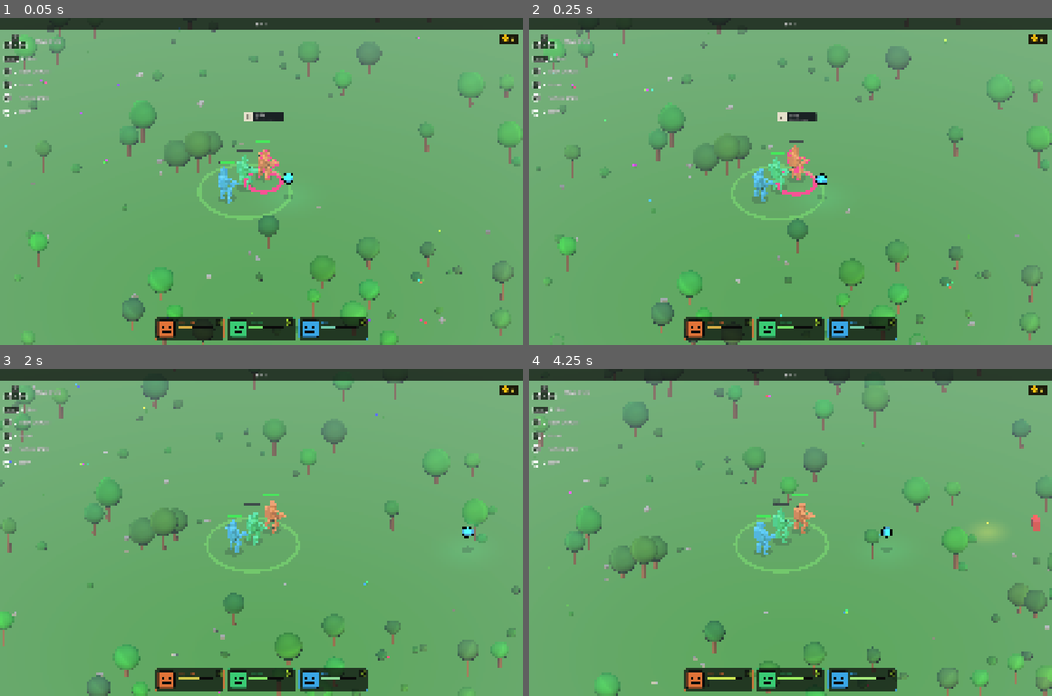
Above: before the commit, frames 1-4 (two rows, left to right).
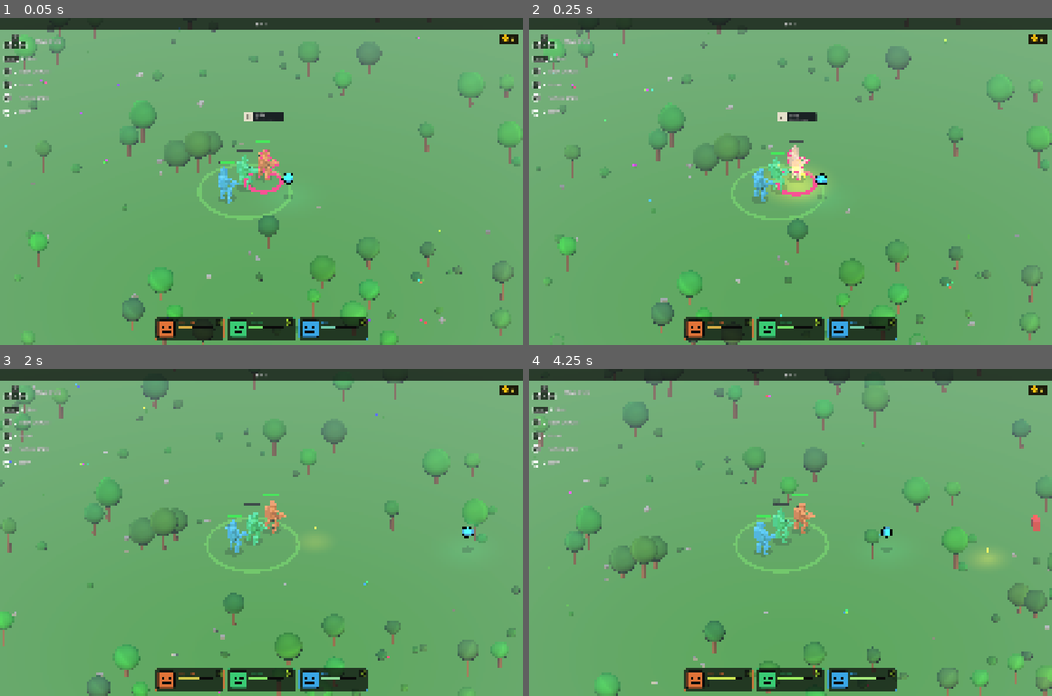
Above: after the commit, the same moments.

Repository: Jojjo1010/MechGame
Game: Godot game, scene res://scenes/game/Game.tscn
Two runs of this game, one before a commit and one after it. Both use one fixed random seed, a clock stepped at 60 frames per second and the inputs below.
Inputs (mouse positions are in pixels of both pictures, inside the frame that each line leads up to):
- Up to frame 1 (0.05 s): no input
- Up to frame 2 (0.25 s): no input
- Up to frame 3 (2 s): tap Enter at 0.5 s; move the mouse to (376, 516) at 0.52 s; hold D 0.53-1.25 s; hold Shift 0.53-1.25 s; click (376, 516) at 0.67 s; drag from (156, 548) to (235, 597) at 1.27 s
- Up to frame 4 (4.25 s): move the mouse to (842, 460) at 2.02 s; hold D 2.03-2.75 s; tap E at 2.1 s; drag from (764, 597) to (633, 483) at 2.77 s; move the mouse to (947, 581) at 3.52 s; hold A from 3.53 s (still down); hold Shift from 3.53 s (still down)

Frame 1 is identical in both runs. In frame 2, 0.7% of the frame differs, in the area x 45-56%, y 38-57%; in frame 3, less than 0.1%; in frame 4, 0.3%.

Commit message:
Longer rocket-ult VFX + VOLLEY spotter aims at drone XZ
Rocket ult explosion now lasts ~1s longer — bumped both BurstVFX
lifetimes (0.85→1.85, 0.55→1.55) and parameterised the blast-flash fade
(passive stays at 0.32s, ult holds 1.32s) so the player can read the
hit. Passive rocket VFX unchanged.

VOLLEY drone-spotter shots now fire straight through the drone's XZ at
the enemy hit-plane instead of homing the nearest enemy to the drone.
The drone becomes a real laser-pointer — bullets pass through whatever's
clustered there, including enemies the old "nearest" picker would have
skipped over. Falls back to nearest-enemy aim when no drone is present.

Co-Authored-By: Claude Opus 4.7 (1M context) <noreply@anthropic.com>

Diff:
--- a/scenes/mechs/weapons/GunWeapon.gd
+++ b/scenes/mechs/weapons/GunWeapon.gd
@@ -55,20 +55,24 @@
 func _passive_fire() -> void:
 	if _aiming:
 		return   # pause passive fire while player aims
-	# Drone-as-spotter: every other passive shot picks the nearest enemy to the drone
-	# instead of the mech, letting the player redirect half the gun's DPS.
+	# Drone-as-spotter: every other passive shot fires straight through the
+	# drone's XZ at the enemy hit plane, turning the drone into a usable laser
+	# pointer. Bullets pass through whatever's clustered near the drone — the
+	# old "nearest enemy to drone" picker missed the actual aim intent.
 	_spotter_toggle = not _spotter_toggle
-	var nearest: Node3D = null
+	var muzzle := _mech.global_position + Vector3(0.0, 2.0, 0.0)
+	var target_pos: Vector3
+	var spotted := false
 	if _spotter_toggle:
 		var drone := get_tree().get_first_node_in_group("drones") as Node3D
 		if drone != null and is_instance_valid(drone):
-			nearest = _nearest_from(drone.global_position)
-	if nearest == null:
-		nearest = _nearest_enemy()
-	if nearest == null:
-		return
-	var muzzle := _mech.global_position + Vector3(0.0, 2.0, 0.0)
-	var target_pos := nearest.global_position + Vector3(0.0, 0.8, 0.0)
+			target_pos = Vector3(drone.global_position.x, ENEMY_HIT_Y, drone.global_position.z)
+			spotted = true
+	if not spotted:
+		var nearest := _nearest_enemy()
+		if nearest == null:
+			return
+		target_pos = nearest.global_position + Vector3(0.0, 0.8, 0.0)
 	var dir := (target_pos - muzzle).normalized()
 
 	# Headshot: every Nth shot crits at CRIT_MULT damage. Stack 1 → every 3rd,
--- a/scenes/projectiles/Rocket.gd
+++ b/scenes/projectiles/Rocket.gd
@@ -169,17 +169,19 @@
 func _spawn_explosion_vfx(pos: Vector3) -> void:
 	var scene := get_tree().current_scene
 	if _is_ult:
-		BurstVFX.spawn(pos, Color(1.0, 0.65, 0.18), 72, 13.0, 0.85, scene)
-		BurstVFX.spawn(pos + Vector3(0.0, 0.4, 0.0), Color(1.0, 0.85, 0.35), 28, 9.0, 0.55, scene)
-		_spawn_blast_flash(pos, 1.9, 28.0, 14.0)
+		# Ult holds visibly ~1s longer than passive — the strike is the player's
+		# committed call, the explosion needs time to read.
+		BurstVFX.spawn(pos, Color(1.0, 0.65, 0.18), 72, 13.0, 1.85, scene)
+		BurstVFX.spawn(pos + Vector3(0.0, 0.4, 0.0), Color(1.0, 0.85, 0.35), 28, 9.0, 1.55, scene)
+		_spawn_blast_flash(pos, 1.9, 28.0, 14.0, 1.32)
 		AudioManager.play("garlic_ult", pos, -2.0, 0.85)
 		AudioManager.play("gun_ult",    pos, -4.0, 0.70)
 	else:
 		BurstVFX.spawn(pos, Color(1.0, 0.6, 0.15), 32, 8.5, 0.55, scene)
-		_spawn_blast_flash(pos, 1.0, 14.0, 7.0)
+		_spawn_blast_flash(pos, 1.0, 14.0, 7.0, 0.32)
 		AudioManager.play("garlic_ult", pos, -10.0, randf_range(1.05, 1.18))
 
-func _spawn_blast_flash(pos: Vector3, sphere_radius: float, light_energy: float, light_range: float) -> void:
+func _spawn_blast_flash(pos: Vector3, sphere_radius: float, light_energy: float, light_range: float, fade_time: float) -> void:
 	var flash := MeshInstance3D.new()
 	var sph := SphereMesh.new()
 	sph.radius = sphere_radius
@@ -203,8 +205,8 @@
 	light.shadow_enabled = false
 	flash.add_child(light)
 	var tw := flash.create_tween()
-	tw.tween_property(mat, "albedo_color:a", 0.0, 0.32)
-	tw.parallel().tween_property(flash, "scale", Vector3.ONE * 1.65, 0.32)
+	tw.tween_property(mat, "albedo_color:a", 0.0, fade_time)
+	tw.parallel().tween_property(flash, "scale", Vector3.ONE * 1.65, fade_time)
 	tw.tween_callback(flash.queue_free)
 
 func _spawn_cluster(center: Vector3) -> void:
